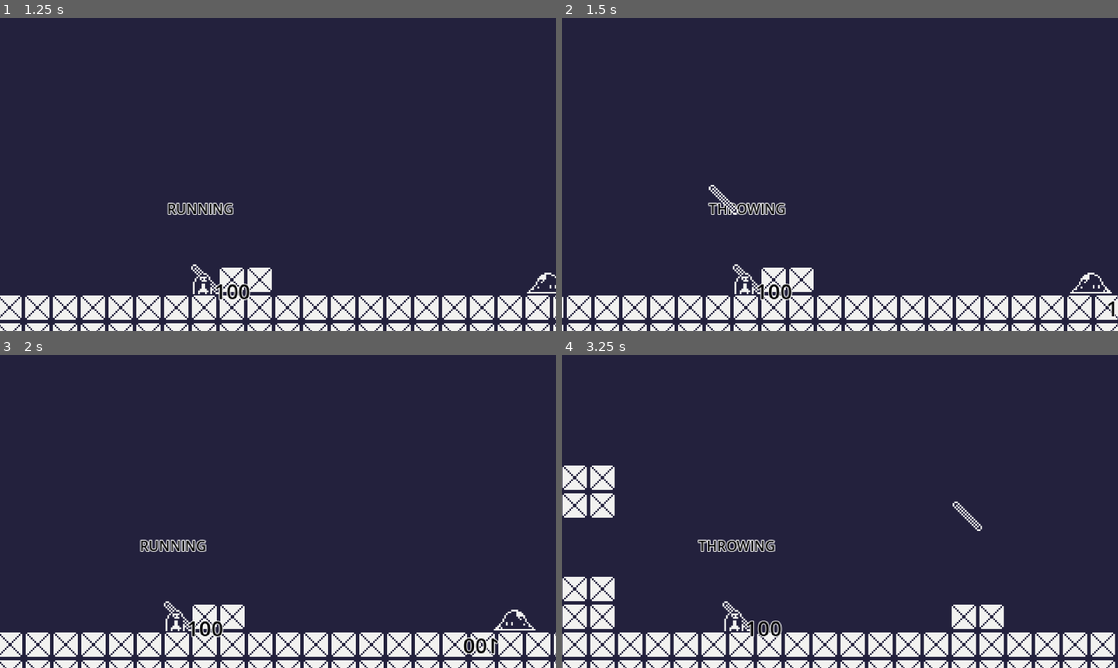
Above: before the commit, frames 1-4 (two rows, left to right).
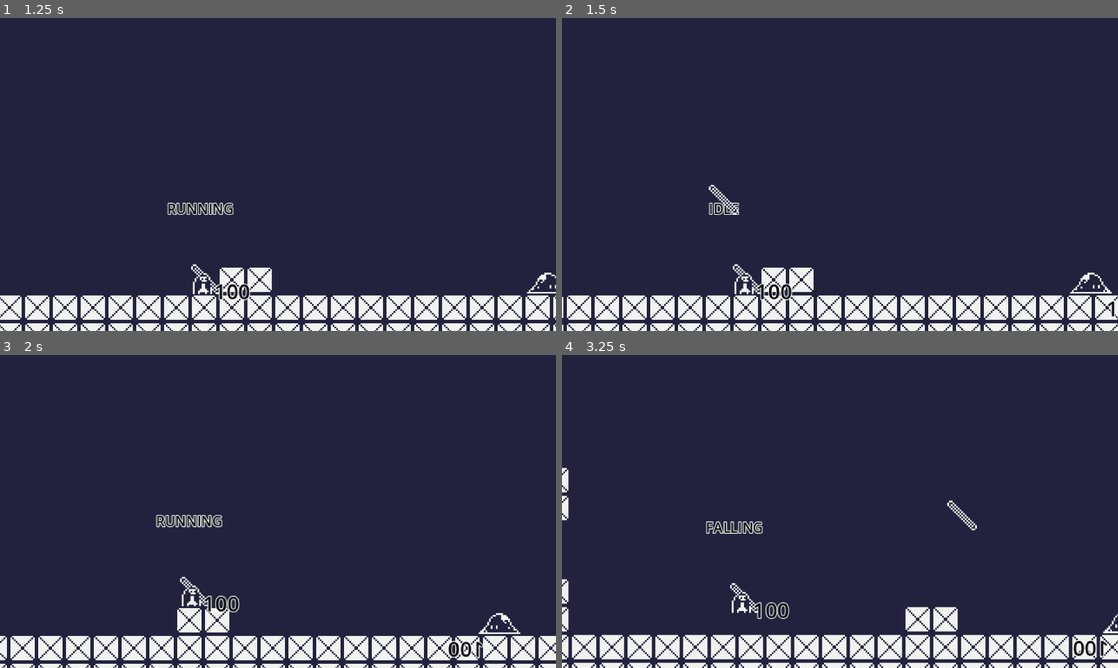
Above: after the commit, the same moments.

Repository: themoeboy/project-memory
Game: Godot game, scene res://src/main.tscn
Same seed, same stepped clock (60 frames per second), same inputs: the game is played once before the commit and once after it.
Inputs (mouse positions are in pixels of both pictures, inside the frame that each line leads up to):
- Up to frame 1 (1.25 s): move the mouse to (400, 158) at 0.52 s; hold D (move_right) from 0.53 s (still down); tap Shift (dash) at 0.6 s; tap Space (jump) at 0.77 s
- Up to frame 2 (1.5 s): keep holding D (move_right); move the mouse to (728, 190) at 1.27 s; right-click (728, 190) at 1.35 s
- Up to frame 3 (2 s): keep holding D (move_right); tap Space (jump) at 1.52 s
- Up to frame 4 (3.25 s): move the mouse to (895, 442) at 2.02 s; release D (move_right) at 2.03 s; hold A (move_left) 2.03-2.78 s; tap Shift (dash) at 2.1 s; move the mouse to (812, 574) at 2.77 s; hold D (move_right) from 2.78 s (still down); right-click (812, 574) at 2.85 s; tap Space (jump) at 3.02 s

Frame 1 is identical in both runs. In frame 2, 0.4% of the frame differs, in the area x 26-41%, y 58-63%; in frame 3, 8.4%; in frame 4, 12%, in the area x 0-100%, y 35-100%.

Commit message:
Polearm return arc

Diff:
--- a/src/helpers/util.gd
+++ b/src/helpers/util.gd
@@ -1,4 +1,6 @@
 extends Node
+
+var player_pos
 
 func freeze_frame(timescale: float, duration: float ) -> void:
 	Engine.time_scale = timescale
--- a/src/player/player.gd
+++ b/src/player/player.gd
@@ -77,6 +77,9 @@
 	move_and_slide()
 	handle_direction()
 
+	#Update Globals
+	UTIL.player_pos = position
+
 	# Debugging
 	#print("Velocity: ", velocity)
 	#print("Coyote Timer: ", coyote_timer)
--- a/src/player/player.tscn
+++ b/src/player/player.tscn
@@ -30,6 +30,7 @@
 script = ExtResource("1_s5dbj")
 GRAVITY = 1500.0
 JUMP_FORCE = -300.0
+THROW_TIME = 0.1
 
 [node name="collision" type="CollisionShape2D" parent="."]
 position = Vector2(1, -1)
--- a/src/player/polearm.gd
+++ b/src/player/polearm.gd
@@ -4,7 +4,9 @@
 @export var recoil_delay: float = 0.2
 @export var recoil_speed_multiplier: float = 0.5
 @export var deceleration_rate: float = 2000 # how fast it slows down
-@export var recoil_acceleration: float = 1000 # how fast it recoils
+@export var recoil_acceleration: float = 750 # how fast it recoils
+@export var turn_speed: int = 5 # how fast it turns
+@export var blend_factor = 0.1 # 0 = fully toward player, 1 = fully upward
 
 var direction: Vector2
 var damage: float = 0
@@ -27,14 +29,23 @@
 			current_speed = max(current_speed - deceleration_rate * delta, 0)
 			position += direction * current_speed * delta
 		else:
-			# After delay, start recoiling backward
 			if not recoiling:
 				recoiling = true
-				current_speed = 0 # make sure it starts from 0
+				current_speed = 0
 
-			# Gradually accelerate backward
+			# Calculate directions
+			var target_direction = (UTIL.player_pos - position).normalized()
+			var upward = Vector2(0, -1) # Up is negative Y in Godot
+
+			# Blend between upward and toward player
+
+			var blended_direction = (upward * blend_factor + target_direction * (1.0 - blend_factor)).normalized()
+
+			direction = direction.slerp(blended_direction, turn_speed * delta).normalized()
+
+			# Gradually accelerate
 			current_speed = min(current_speed + recoil_acceleration * delta, speed * recoil_speed_multiplier)
-			position -= direction * current_speed * delta
+			position += direction * current_speed * delta
 	else:
 		position += direction * speed * delta
 
